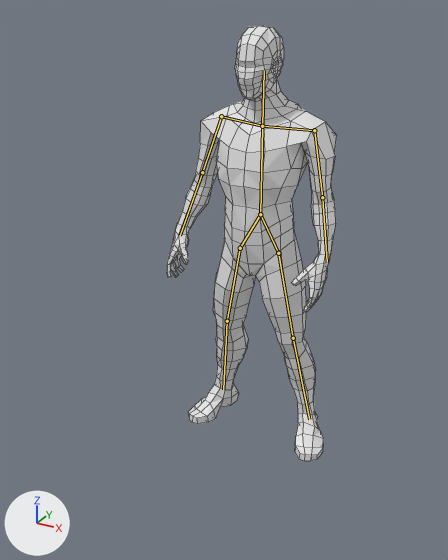
The Blender file models/human.blend as it was, and as the next commit left it.
Rendered twice from a camera (50 mm lens) standing at (0.579, -1.226, 1.024) and looking at (-0.014, -0.148, 0.485). Lighting does not change. The marker at lower left points along +X, +Y and +Z. The bones that bend it are drawn over the model as lines. Mesh edges are drawn as thin lines.

Objects in the first picture: 'person'.
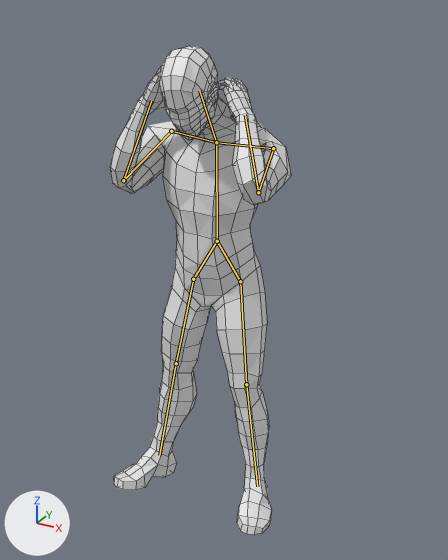
The newer file adds an action. The first version stands in its rest pose; the second is drawn at frame 120 of the action 'robbed'.

What the commit changed:
Bone 'neck' (bone_neck) moves from (0.0, 0.0, 0.0) to (0.0, 0.0, 1.42).
Bone 'neck' (bone_neck) turns from (0, 0, 0) to (28, 3, 4) degrees about its own x, y and z.
Bone 'right_shoulder' (bone_right_shoulder) moves from (0.0, 0.0, 0.0) to (-1.42, 0.0, 0.0).
Bone 'right_upper_arm' (bone_right_upper_arm) turns from (0, 0, 0) to (8, 13, 44) degrees about its own x, y and z.
Bone 'right_lower_arm' (bone_right_lower_arm) turns from (0, 0, 0) to (-131, -16, -6) degrees about its own x, y and z.
Bone 'left_shoulder' (bone_left_shoulder) moves from (0.0, 0.0, 0.0) to (1.42, 0.0, 0.0).
Bone 'left_upper_arm' (bone_left_upper_arm) turns from (0, 0, 0) to (-70, -13, 6) degrees about its own x, y and z.
Bone 'left_lower_arm' (bone_left_lower_arm) turns from (0, 0, 0) to (-125, 26, 12) degrees about its own x, y and z.
Bone 'spine' (bone_spine) moves from (0.0, 0.0, 0.0) to (0.0, 0.0, -1.42).
Bone 'right_hip' (bone_right_hip) turns from (0, 0, 0) to (-5, 3, 0) degrees about its own x, y and z.
Bone 'right_upper_leg' (bone_right_upper_leg) turns from (0, 0, 0) to (-2, 0, 0) degrees about its own x, y and z.
Bone 'right_lower_leg' (bone_right_lower_leg) turns from (0, 0, 0) to (-9, 1, 0) degrees about its own x, y and z.
Bone 'left_hip' (bone_left_hip) turns from (0, 0, 0) to (-1, 5, 9) degrees about its own x, y and z.
Bone 'left_upper_leg' (bone_left_upper_leg) turns from (0, 0, 0) to (-23, -4, 1) degrees about its own x, y and z.
Bone 'left_lower_leg' (bone_left_lower_leg) turns from (0, 0, 0) to (2, 1, 0) degrees about its own x, y and z.

What differs and where, as boxes [x1, y1, x2, y2] in the pictures (448 x 560 px):
'person', posed (6% wider, 12% taller): before [167, 26, 337, 461]; after [110, 46, 291, 535]
bone 'neck', root to tip: before (262, 126) to (264, 70); after (216, 142) to (199, 90)
bone 'right_shoulder', root to tip: before (262, 126) to (221, 116); after (216, 142) to (171, 131)
bone 'right_upper_arm', root to tip: before (221, 116) to (202, 172); after (171, 131) to (123, 180)
bone 'right_lower_arm', root to tip: before (202, 172) to (180, 235); after (123, 180) to (151, 100)
bone 'left_shoulder', root to tip: before (262, 126) to (314, 130); after (216, 142) to (273, 148)
bone 'left_upper_arm', root to tip: before (314, 130) to (322, 197); after (273, 148) to (258, 192)
bone 'left_lower_arm', root to tip: before (322, 197) to (327, 262); after (258, 192) to (245, 114)
bone 'spine', root to tip: before (262, 126) to (260, 214); after (216, 142) to (217, 241)
bone 'right_hip', root to tip: before (260, 214) to (240, 248); after (217, 241) to (193, 279)
bone 'right_upper_leg', root to tip: before (240, 248) to (227, 321); after (193, 279) to (176, 363)
bone 'right_lower_leg', root to tip: before (227, 321) to (223, 389); after (176, 363) to (159, 455)
bone 'left_hip', root to tip: before (260, 214) to (278, 253); after (217, 241) to (240, 281)
bone 'left_upper_leg', root to tip: before (278, 253) to (293, 338); after (240, 281) to (246, 384)
bone 'left_lower_leg', root to tip: before (293, 338) to (309, 419); after (246, 384) to (257, 486)
